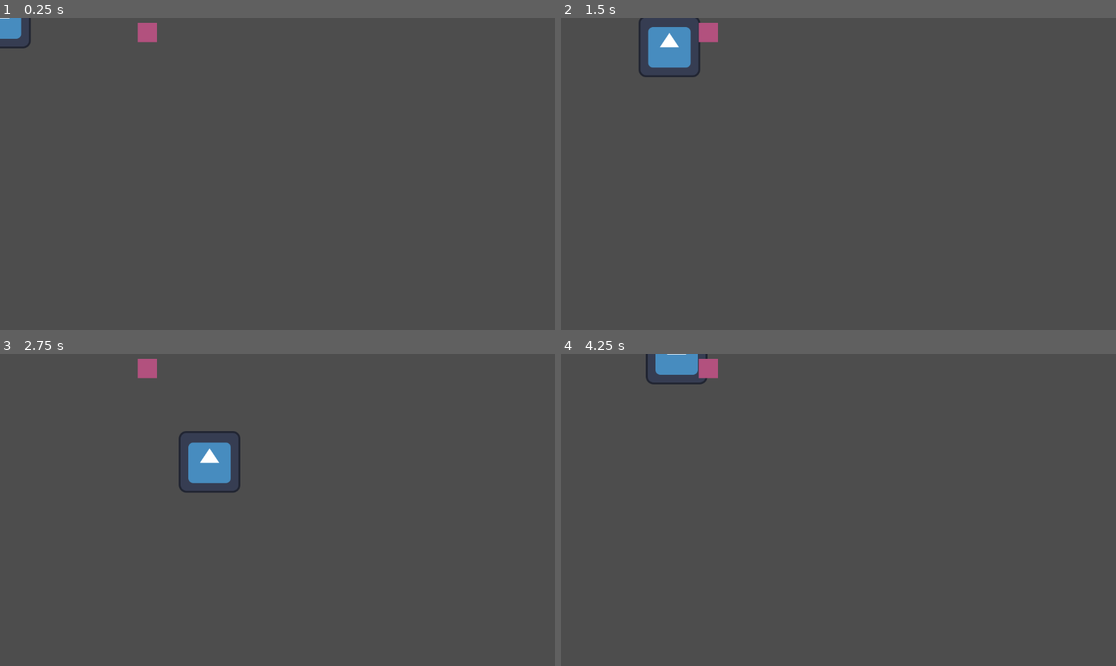
Above: before the commit, frames 1-4 (two rows, left to right).
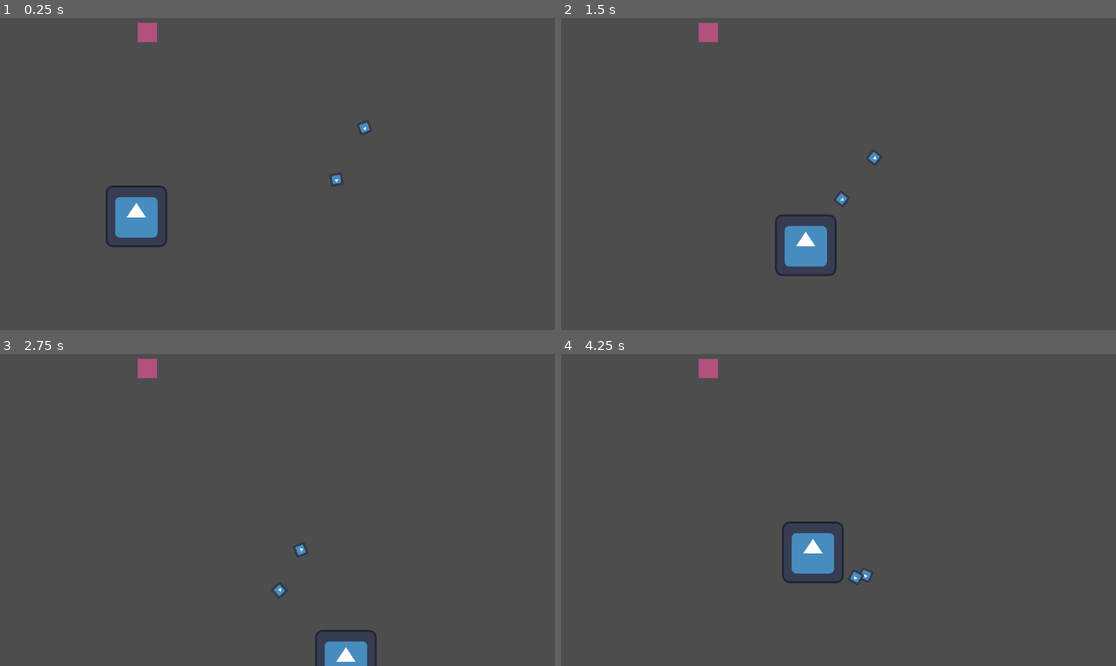
Above: after the commit, the same moments.

Repository: ItayElf/BotToScale
Game: Godot game, scene res://Main.tscn
The game is run twice, just before and just after one commit, with the same random seed, the same clock (stepped at 60 frames per second) and the same inputs. The engine's default icon, where the game draws it, is replaced by a stand-in: a white triangle on a blue panel in a dark square.
Inputs:
- Up to frame 1 (0.25 s): no input
- Up to frame 2 (1.5 s): hold Right (ui_right) 0.53-1.28 s; hold Down (ui_down) from 1.28 s (still down)
- Up to frame 3 (2.75 s): release Down (ui_down) at 2.03 s; hold Right (ui_right) from 2.03 s (still down)
- Up to frame 4 (4.25 s): release Right (ui_right) at 2.78 s; hold Up (ui_up) 2.78-3.53 s; hold Left (ui_left) from 3.53 s (still down)

The runs differ from the first frame. In frame 1, 1.7% of the frame differs, in the area x 0-67%, y 0-74%; in frame 2, 2.6%, in the area x 14-58%, y 0-83%; in frame 3, 2.2%; in frame 4, 2.0%.

Commit message:
Enemy movement

Diff:
--- /dev/null
+++ b/Characters/Enemies/enemy.gd
@@ -0,0 +1,12 @@
+extends CharacterBody2D
+@export var speed = 100
+var player_pos
+var direction
+@onready var player = get_node("../Player")
+
+func _physics_process(delta):
+	player_pos = player.global_position
+	direction= global_position.direction_to(player_pos)
+	position += direction * speed * delta
+	look_at(player_pos)
+	move_and_slide()
--- /dev/null
+++ b/Characters/Enemies/enemy.tscn
@@ -0,0 +1,18 @@
+[gd_scene load_steps=4 format=3 uid="uid://d1kf7srynoqul"]
+
+[ext_resource type="Texture2D" uid="uid://cipxetkc7x7xd" path="res://icon.svg" id="1_ma2ys"]
+[ext_resource type="Script" path="res://Characters/Enemies/enemy.gd" id="1_nn10w"]
+
+[sub_resource type="CircleShape2D" id="CircleShape2D_tq8he"]
+
+[node name="Enemy" type="CharacterBody2D"]
+collision_layer = 2
+collision_mask = 3
+script = ExtResource("1_nn10w")
+
+[node name="CollisionShape2D" type="CollisionShape2D" parent="."]
+shape = SubResource("CircleShape2D_tq8he")
+
+[node name="Icon" type="Sprite2D" parent="."]
+scale = Vector2(0.2, 0.2)
+texture = ExtResource("1_ma2ys")
--- a/Characters/Player/Player.tscn
+++ b/Characters/Player/Player.tscn
@@ -3,15 +3,15 @@
 [ext_resource type="Script" path="res://Characters/Player/Player.gd" id="1_44d34"]
 [ext_resource type="Texture2D" uid="uid://cipxetkc7x7xd" path="res://icon.svg" id="2_g58rm"]
 
-[sub_resource type="RectangleShape2D" id="RectangleShape2D_o54q1"]
-size = Vector2(127, 129)
+[sub_resource type="CircleShape2D" id="CircleShape2D_25bww"]
+radius = 63.2179
 
 [node name="Player" type="CharacterBody2D"]
 script = ExtResource("1_44d34")
 
 [node name="CollisionShape2D" type="CollisionShape2D" parent="."]
 position = Vector2(0.5, -0.5)
-shape = SubResource("RectangleShape2D_o54q1")
+shape = SubResource("CircleShape2D_25bww")
 
 [node name="Icon" type="Sprite2D" parent="."]
 position = Vector2(0, -1)
--- a/Main.tscn
+++ b/Main.tscn
@@ -1,10 +1,12 @@
-[gd_scene load_steps=2 format=3 uid="uid://dfa00n0ovgu4k"]
+[gd_scene load_steps=3 format=3 uid="uid://dfa00n0ovgu4k"]
 
 [ext_resource type="PackedScene" uid="uid://ov16dtgcf52t" path="res://Characters/Player/Player.tscn" id="1_yisc2"]
+[ext_resource type="PackedScene" uid="uid://d1kf7srynoqul" path="res://Characters/Enemies/enemy.tscn" id="2_581y2"]
 
 [node name="Node2D" type="Node2D"]
 
 [node name="Player" parent="." instance=ExtResource("1_yisc2")]
+position = Vector2(283, 413)
 
 [node name="ColorRect" type="ColorRect" parent="."]
 offset_left = 286.0
@@ -12,3 +14,9 @@
 offset_right = 326.0
 offset_bottom = 50.0
 color = Color(0.696986, 0.318592, 0.494194, 1)
+
+[node name="Enemy" parent="." instance=ExtResource("2_581y2")]
+position = Vector2(723, 331)
+
+[node name="Enemy2" parent="." instance=ExtResource("2_581y2")]
+position = Vector2(780, 219)
